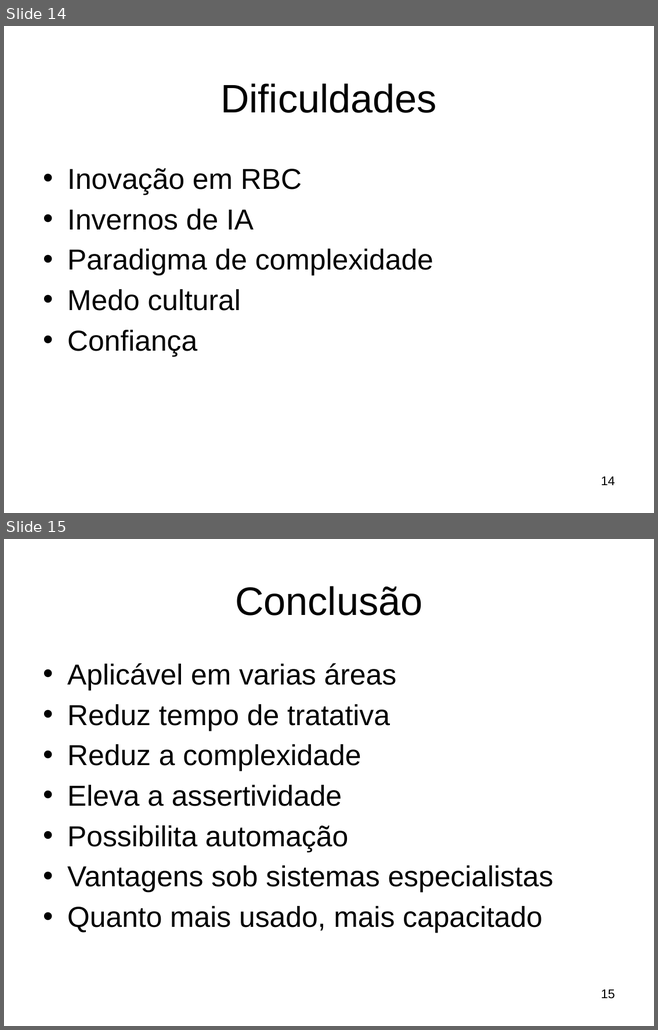
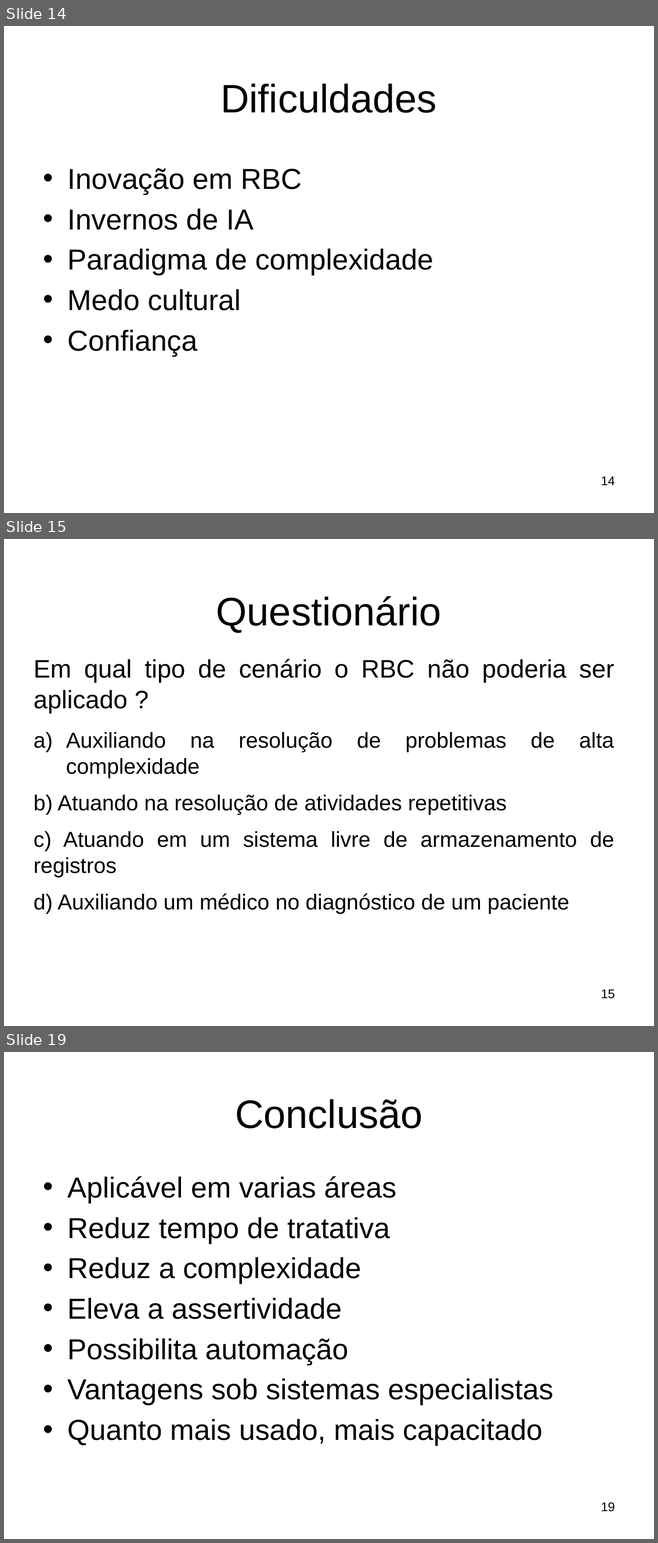
Before and after one commit to leticiawoelfer/algoritmo-genetico-IA, a slide deck: Seminário/Rascunho Douglas/Apresentação Raciocinio Baseado em Casos.pptx. Shown one above the other, each under a label of ours: slides 14 and 15 before the commit, slides 14, 15 and 19 after it; the slides between them are not shown. The pictures are 658x1030 and 658x1543 pixels, drawn with LibreOffice and Linux fonts; fonts in the diff are those of the drawing; background and template pictures are left out. Boxes give left, top, right and bottom in pixels: in the first picture for what was removed or moved away, otherwise in the second. Text is boxed around its words. In the diff, an @@ line names an element or a change of style, - is before the commit and + after.

```diff
--- a/Seminário/Rascunho Douglas/Apresentação Raciocinio Baseado em Casos.pptx
+++ b/Seminário/Rascunho Douglas/Apresentação Raciocinio Baseado em Casos.pptx
@@ slide 15 added at (4,539,654,1026), background picture (left out) @@
@@ title added at (216,596,441,633), 44 pt, text #000000 @@
+Questionário
@@ text added at (34,659,614,914), 24 pt, text #000000 @@
+Em qual tipo de cenário o RBC não poderia ser aplicado ?
+a) Auxiliando na resolução de problemas de alta complexidade
+b) Atuando na resolução de atividades repetitivas
+c) Atuando em um sistema livre de armazenamento de registros
+d) Auxiliando um médico no diagnóstico de um paciente
@@ page number added at (601,990,615,999), 14 pt, text #000000 @@
+15
@@ what was slide 15 is now slide 19 @@
@@ page number at (601,1502,615,1512): text changed @@
-15
+19
```
Also in this commit, not shown: 3 other slides added, 2 other files.
